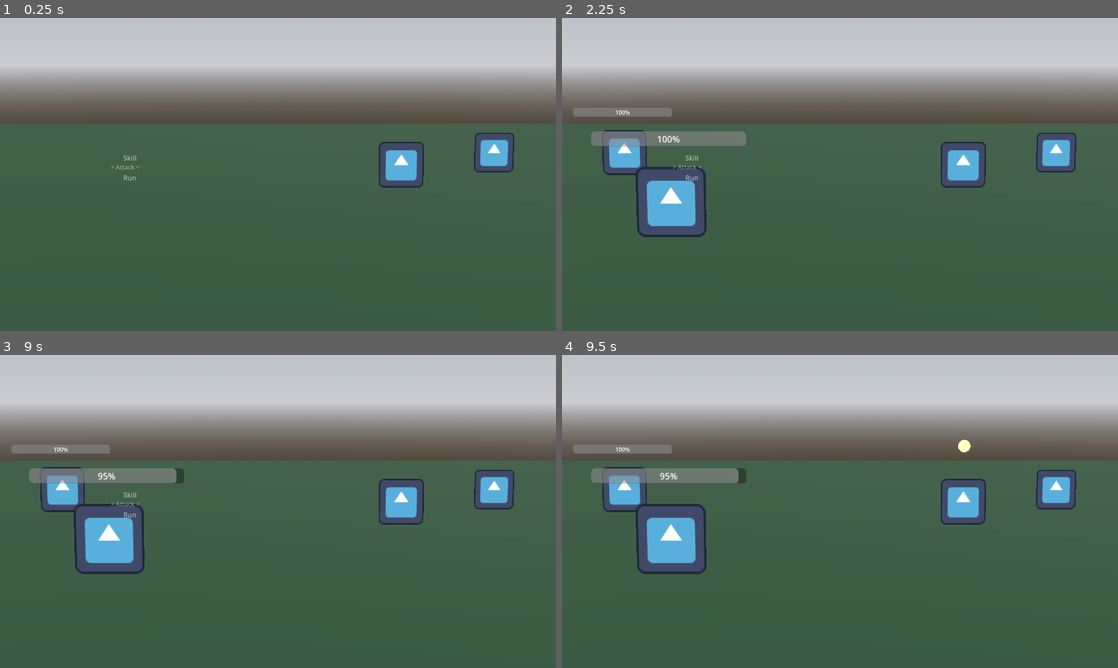
Above: before the commit, frames 1-4 (two rows, left to right).
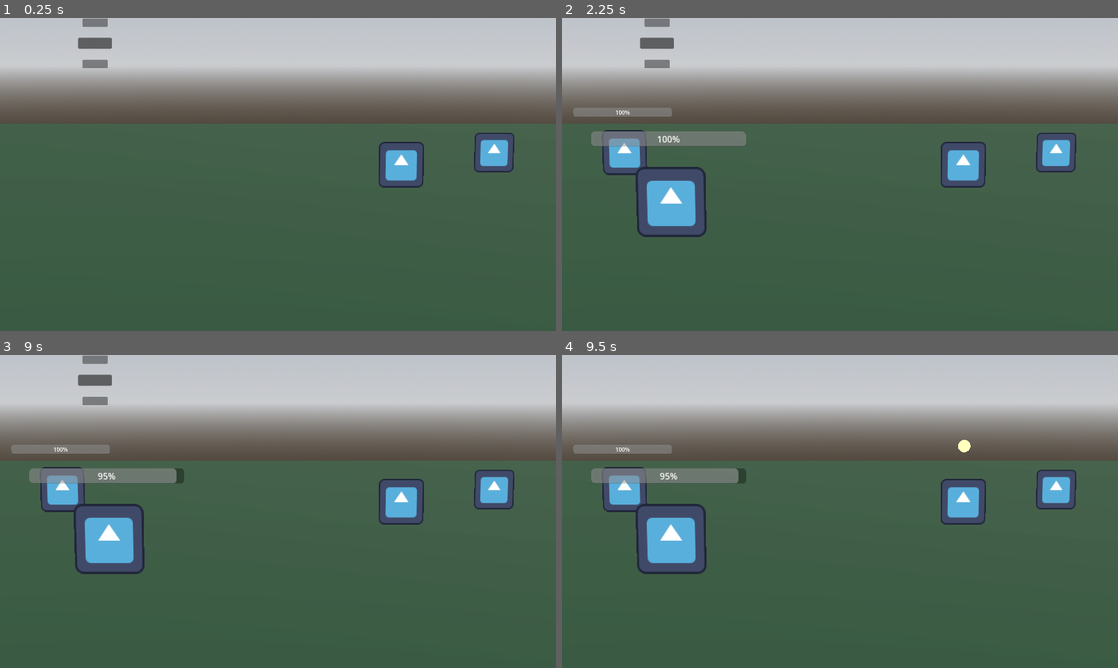
Above: after the commit, the same moments.

Repository: pollution0504/diceGame
Game: Godot game, scene res://Combat/battle_scene.tscn
The game is run twice, just before and just after one commit, with the same random seed, the same clock (stepped at 60 frames per second) and the same inputs. The project has no main scene, so this scene is started directly. The engine's default icon, where the game draws it, is replaced by a stand-in: a white triangle on a blue panel in a dark square.
Inputs:
- Up to frame 1 (0.25 s): no input
- Up to frame 2 (2.25 s): tap Enter (ui_accept) at 0.5, 0.77, 1.52 s; hold D (right) 0.53-1.28 s; hold S (down) 1.28-2.03 s; hold D (right) from 2.03 s (still down)
- Up to frame 3 (9 s): tap Enter (ui_accept) at 2.75, 3.02, 3.77, 4.52, 5, 6.02, 6.77, 7.52 s; release D (right) at 2.78 s; hold W (up) 2.78-3.53 s; hold A (left) 3.53-5.03 s; hold S (down) 5.03-5.78 s; hold D (right) 5.78-6.53 s; hold W (up) 6.53-7.28 s; hold D (right) 7.28-8.03 s; hold S (down) 8.03-8.78 s; hold A (left) from 8.78 s (still down)
- Up to frame 4 (9.5 s): keep holding A (left); tap Enter (ui_accept) at 9.02 s

The runs differ from the first frame. In frame 1, 0.5% of the frame differs, in the area x 14-25%, y 0-52%; in frame 2, 0.5%; in frame 3, 0.5%; in frame 4, nothing differs.

Commit message:
Vertical Carousel

Diff:
--- a/Combat/combat_menu.gd
+++ b/Combat/combat_menu.gd
@@ -19,22 +19,8 @@
 # is the menu showing
 var is_active := false
 
-var wheel_tween : Tween
-
-const RADIUS_X := 70.0
-const RADIUS_Y := 42.0
-const ANGLE_STEP := 0.9
-const BASE_ANGLE := -PI / 2.0
-const SELECTED_SCALE := 1.25
-const NORMAL_SCALE := 0.92
-const FAR_SCALE := 0.78
-const TWEEN_TIME := 0.14
-
-
-
 func _ready() -> void:
 	hide()
-	update_visuals()
 
 # i figured out how to do the subtext function thingy
 ## Opens the Combat Menu
@@ -42,7 +28,6 @@
 	selected_option = 0
 	is_active = true
 	show()
-	update_visuals()
 
 ## Closes the Combat Menu
 func close():
@@ -57,13 +42,11 @@
 		selected_option = (selected_option + 1) % options.size()
 		print(options[selected_option])
 		# no clue what this does lowkey
-		update_visuals()
 		get_viewport().set_input_as_handled()
 
 	elif event.is_action_pressed("up"):
 		selected_option = (selected_option - 1 + options.size()) % options.size()
 		print(options[selected_option])
-		update_visuals()
 		get_viewport().set_input_as_handled()
 
 	elif event.is_action_pressed("ui_accept"):
@@ -92,54 +75,3 @@
 			#label.text = options[i]
 			#label.scale = Vector2(1, 1)
 			#label.modulate = Color(1, 1, 1)
-func update_visuals(instant := false) -> void:
-	if wheel_tween:
-		wheel_tween.kill()
-
-	if not instant:
-		wheel_tween = create_tween()
-		wheel_tween.set_parallel(true)
-
-	for i in range(labels.size()):
-		var node = labels[i]
-		node.text = options[i]
-
-		var offset: int = i - selected_option
-
-		# Wrap first
-		if offset > labels.size() / 2:
-			offset -= options.size()
-		elif offset < -labels.size() / 2:
-			offset += options.size()
-
-		# THEN calculate angle
-		var angle: float = BASE_ANGLE + offset * ANGLE_STEP
-
-		var target_position: Vector2 = Vector2(
-			sin(angle) * RADIUS_X,   # sin for X = subtle horizontal sway
-			-cos(angle) * RADIUS_Y * 0.6  # cos for Y = primary vertical movement
-		)
-		var depth: float = (sin(angle) + 1.0) / 2.0
-
-		var target_scale_value: float = lerp(FAR_SCALE, SELECTED_SCALE, depth)
-		if offset != 0:
-			target_scale_value = min(target_scale_value, NORMAL_SCALE)
-
-		var target_scale: Vector2 = Vector2.ONE * target_scale_value
-
-		var target_modulate: Color = Color.WHITE
-		target_modulate.a = lerp(0.45, 1.0, depth)
-
-		if offset == 0:
-			node.text = "> " + options[i] + " <"
-
-		node.z_index = 10 if offset == 0 else 0
-
-		if instant:
-			node.position = target_position
-			node.scale = target_scale
-			node.modulate = target_modulate
-		else:
-			wheel_tween.tween_property(node, "position", target_position, TWEEN_TIME)
-			wheel_tween.tween_property(node, "scale", target_scale, TWEEN_TIME)
-			wheel_tween.tween_property(node, "modulate", target_modulate, TWEEN_TIME)
--- a/Combat/combat_menu.tscn
+++ b/Combat/combat_menu.tscn
@@ -1,12 +1,7 @@
 [gd_scene format=3 uid="uid://dgjar6b8g0n50"]
 
 [ext_resource type="Script" uid="uid://d4euuubm201l8" path="res://Combat/combat_menu.gd" id="1_2bcnp"]
-
-[sub_resource type="StyleBoxEmpty" id="StyleBoxEmpty_2bcnp"]
-
-[sub_resource type="StyleBoxEmpty" id="StyleBoxEmpty_lmj7a"]
-
-[sub_resource type="StyleBoxEmpty" id="StyleBoxEmpty_ejhj4"]
+[ext_resource type="Script" uid="uid://bwc2axp5eah4c" path="res://carousel_menu_vert.gd" id="2_lmj7a"]
 
 [node name="CombatMenu" type="Control" unique_id=953059002]
 layout_mode = 3
@@ -17,30 +12,52 @@
 grow_vertical = 2
 script = ExtResource("1_2bcnp")
 
-[node name="OptionHolder" type="Control" parent="." unique_id=1511333642]
+[node name="CarouselContainer" type="Node2D" parent="." unique_id=890633860 node_paths=PackedStringArray("position_offset_node")]
+position = Vector2(12, 52)
+script = ExtResource("2_lmj7a")
+wraparound_height = 28.6
+opacity_strength = 0.25
+selected_index = 1
+position_offset_node = NodePath("OptionHolder")
+metadata/_custom_type_script = "uid://bwc2axp5eah4c"
+
+[node name="OptionHolder" type="Control" parent="CarouselContainer" unique_id=1511333642]
+layout_mode = 3
 anchors_preset = 0
-offset_left = 300.0
-offset_top = 300.0
-offset_right = 340.0
-offset_bottom = 339.99982
+offset_left = 185.0
+offset_top = -54.499996
+offset_right = 225.00006
+offset_bottom = -14.500195
 
-[node name="AttackLabel" type="Label" parent="OptionHolder" unique_id=439881438]
+[node name="AttackLabel" type="Panel" parent="CarouselContainer/OptionHolder" unique_id=510008115]
+modulate = Color(1, 1, 1, 0.75)
+z_index = -1
 layout_mode = 0
-offset_right = 70.0
-offset_bottom = 23.0
-theme_override_styles/normal = SubResource("StyleBoxEmpty_2bcnp")
-text = "ATTACK"
+offset_left = -35.0
+offset_right = 35.0
+offset_bottom = 23.000008
+scale = Vector2(0.75, 0.75)
+pivot_offset = Vector2(35, 11.500004)
+mouse_filter = 2
 
-[node name="SkillLabel" type="Label" parent="OptionHolder" unique_id=1794168313]
+[node name="SkillLabel" type="Panel" parent="CarouselContainer/OptionHolder" unique_id=749832068]
+z_index = 1
 layout_mode = 0
-offset_right = 70.0
-offset_bottom = 23.0
-theme_override_styles/normal = SubResource("StyleBoxEmpty_lmj7a")
-text = "SPECIAL"
+offset_left = -35.0
+offset_top = 43.000008
+offset_right = 35.0
+offset_bottom = 66.00001
+pivot_offset = Vector2(35, 11.5)
+focus_mode = 2
 
-[node name="RunLabel" type="Label" parent="OptionHolder" unique_id=306080140]
+[node name="RunLabel" type="Panel" parent="CarouselContainer/OptionHolder" unique_id=882877489]
+modulate = Color(1, 1, 1, 0.75)
+z_index = -1
 layout_mode = 0
-offset_right = 70.0
-offset_bottom = 23.0
-theme_override_styles/normal = SubResource("StyleBoxEmpty_ejhj4")
-text = "RUN"
+offset_left = -35.0
+offset_top = 86.00001
+offset_right = 35.0
+offset_bottom = 109.00001
+scale = Vector2(0.75, 0.75)
+pivot_offset = Vector2(35, 11.5)
+mouse_filter = 2
--- /dev/null
+++ b/carousel_menu.gd
@@ -0,0 +1,74 @@
+@tool
+extends Node2D
+class_name CarouselContainer
+
+@export var spacing: float = 20.0
+
+@export var wraparound_enabled: bool = false
+@export var wraparound_radius: float = 300.0
+@export var wraparound_height: float = 50.0
+
+@export_range(0.0, 1.0) var opacity_strength: float = 0.35
+@export_range(0.0, 1.0) var scale_strength: float = 0.25
+@export_range(0.01, 0.99, 0.01) var scale_min: float = 0.1
+
+@export var smoothing_speed: float = 6.5
+@export var selected_index: int = 0
+@export var follow_button_focus: bool = false
+
+@export var position_offset_node: Control = null
+
+func _process(delta: float) -> void:
+	if !position_offset_node or position_offset_node.get_child_count() == 0:
+		return
+
+	selected_index = clamp(selected_index, 0, position_offset_node.get_child_count()-1)
+
+	for i in position_offset_node.get_children():
+		if wraparound_enabled:
+			var max_index_range = max(1, (position_offset_node.get_child_count() - 1) / 2.0)
+			var angle = clamp((i.get_index() - selected_index) / max_index_range, -1.0, 1.0) * PI
+			var x = sin(angle) * wraparound_radius
+			var y = cos(angle) * wraparound_height
+			var target_pos = Vector2(x, y-wraparound_height) - i.size/2.0
+			i.position = lerp(i.position, target_pos, smoothing_speed * delta)
+		else:
+			var position_x = 0
+			if i.get_index() > 0:
+				position_x = position_offset_node.get_child(i.get_index()-1).position.x + position_offset_node.get_child(i.get_index()-1).size.x + spacing
+			i.position = Vector2(position_x, -i.size.y / 2.0)
+
+			i.pivot_offset = i.size/2.0
+			var target_scale = 1.0 - (scale_strength * abs(i.get_index()-selected_index))
+			target_scale = clamp(target_scale, scale_min, 1.0)
+			i.scale = lerp(i.scale, Vector2.ONE * target_scale, smoothing_speed*delta)
+
+			var target_opacity = 1.0 - (opacity_strength * abs(i.get_index()-selected_index))
+			target_opacity = clamp(target_opacity, 0.0, 1.0)
+			i.modulate.a = lerp(i.modulate.a, target_opacity, smoothing_speed*delta)
+
+			if i.get_index() == selected_index:
+				i.z_index = 1
+				i.mouse_filter = Control.MOUSE_FILTER_STOP
+				i.focus_mode = Control.FOCUS_ALL
+			else:
+				i.z_index = -abs(i.get_index()-selected_index)
+				i.mouse_filter = Control.MOUSE_FILTER_IGNORE
+				i.focus_mode = Control.FOCUS_NONE
+
+				if follow_button_focus and i.has_focus():
+					selected_index = i.get_index()
+	if wraparound_enabled:
+		position_offset_node.position.x = lerp(position_offset_node.position.x, 0.0, smoothing_speed*delta)
+	else:
+		position_offset_node.position.x = lerp(position_offset_node.position.x, -(position_offset_node.get_child(selected_index).position.x + position_offset_node.get_child(selected_index).size.x/2.0), smoothing_speed*delta)
+
+func _left():
+	selected_index -= 1
+	if selected_index < 0:
+		selected_index += 1
+
+func _right():
+	selected_index += 1
+	if selected_index > position_offset_node.get_child_count()-1:
+		selected_index -= 1
--- /dev/null
+++ b/carousel_menu.tscn
@@ -0,0 +1,16 @@
+[gd_scene format=3 uid="uid://bstgrgk75n7x2"]
+
+[ext_resource type="Script" uid="uid://dhbmrrjsar7w2" path="res://carousel_menu.gd" id="1_gm3fo"]
+
+[node name="CarouselMenu" type="Node2D" unique_id=1515439509]
+script = ExtResource("1_gm3fo")
+spacing = null
+wraparound_enabled = null
+wraparound_radius = null
+wraparound_height = null
+opacity_strength = null
+scale_strength = null
+scale_min = null
+smoothing_speed = null
+selected_index = null
+follow_button_focus = null
--- /dev/null
+++ b/carousel_menu_vert.gd
@@ -0,0 +1,75 @@
+@tool
+extends Node2D
+class_name CarouselContainerVert
+
+@export var spacing: float = 20.0
+
+@export var wraparound_enabled: bool = false
+@export var wraparound_radius: float = 300.0
+@export var wraparound_height: float = 50.0
+
+@export_range(0.0, 1.0) var opacity_strength: float = 0.35
+@export_range(0.0, 1.0) var scale_strength: float = 0.25
+@export_range(0.01, 0.99, 0.01) var scale_min: float = 0.1
+
+@export var smoothing_speed: float = 6.5
+@export var selected_index: int = 0
+@export var follow_button_focus: bool = false
+
+@export var position_offset_node: Control = null
+
+func _process(delta: float) -> void:
+	if !position_offset_node or position_offset_node.get_child_count() == 0:
+		return
+
+	selected_index = clamp(selected_index, 0, position_offset_node.get_child_count()-1)
+
+	for i in position_offset_node.get_children():
+		if wraparound_enabled:
+			var max_index_range = max(1, (position_offset_node.get_child_count() - 1) / 2.0)
+			var angle = clamp((i.get_index() - selected_index) / max_index_range, -1.0, 1.0) * PI
+			var x = cos(angle) * wraparound_height
+			var y = sin(angle) * wraparound_radius
+			var target_pos = Vector2(x - wraparound_height, y) - i.size/2.0
+			i.position = lerp(i.position, target_pos, smoothing_speed * delta)
+		else:
+			var position_y = 0
+			if i.get_index() > 0:
+				position_y = position_offset_node.get_child(i.get_index()-1).position.y + position_offset_node.get_child(i.get_index()-1).size.y + spacing
+			i.position = Vector2(-i.size.x / 2.0, position_y)
+
+		i.pivot_offset = i.size/2.0
+		var target_scale = 1.0 - (scale_strength * abs(i.get_index()-selected_index))
+		target_scale = clamp(target_scale, scale_min, 1.0)
+		i.scale = lerp(i.scale, Vector2.ONE * target_scale, smoothing_speed*delta)
+
+		var target_opacity = 1.0 - (opacity_strength * abs(i.get_index()-selected_index))
+		target_opacity = clamp(target_opacity, 0.0, 1.0)
+		i.modulate.a = lerp(i.modulate.a, target_opacity, smoothing_speed*delta)
+
+		if i.get_index() == selected_index:
+			i.z_index = 1
+			i.mouse_filter = Control.MOUSE_FILTER_STOP
+			i.focus_mode = Control.FOCUS_ALL
+		else:
+			i.z_index = -abs(i.get_index()-selected_index)
+			i.mouse_filter = Control.MOUSE_FILTER_IGNORE
+			i.focus_mode = Control.FOCUS_NONE
+
+			if follow_button_focus and i.has_focus():
+				selected_index = i.get_index()
+
+	if wraparound_enabled:
+		position_offset_node.position.y = lerp(position_offset_node.position.y, 0.0, smoothing_speed*delta)
+	else:
+		position_offset_node.position.y = lerp(position_offset_node.position.y, -(position_offset_node.get_child(selected_index).position.y + position_offset_node.get_child(selected_index).size.y/2.0), smoothing_speed*delta)
+
+func _up():
+	selected_index -= 1
+	if selected_index < 0:
+		selected_index += 1
+
+func _down():
+	selected_index += 1
+	if selected_index > position_offset_node.get_child_count()-1:
+		selected_index -= 1
--- /dev/null
+++ b/carousel_menu_vert.tscn
@@ -0,0 +1,6 @@
+[gd_scene format=3 uid="uid://b8on1h7nes5h4"]
+
+[ext_resource type="Script" uid="uid://bwc2axp5eah4c" path="res://carousel_menu_vert.gd" id="1_ojcat"]
+
+[node name="carousel_menu_vert" type="Node2D" unique_id=770206091]
+script = ExtResource("1_ojcat")
Not shown, added: carousel_menu.gd.uid
Not shown, added: carousel_menu_vert.gd.uid
